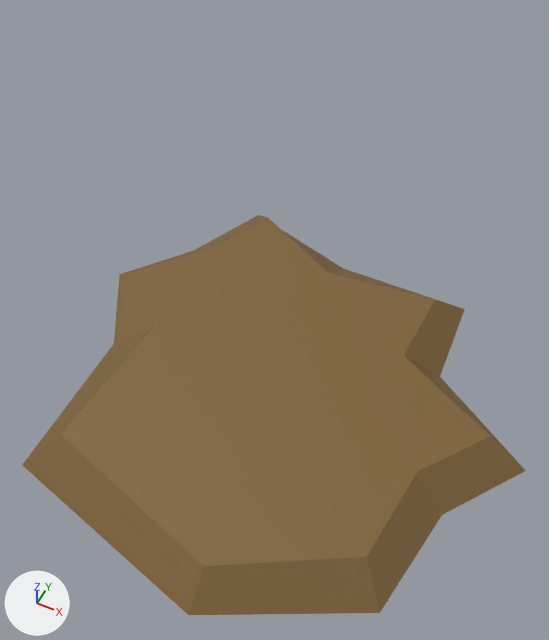
The FBX model CharacterController_Prototype/Assets/Models/Environment/stone_01.fbx as it was, and as the next commit left it.
Camera for both pictures: a 50 mm camera at (-4.09, -8.08, 3.68) aimed at (-5.74, -4.78, -0.44). The axes (+X, +Y, +Z) are drawn at lower left. The lights are the same throughout. Where no turn or scale is listed for an object, it has been applied to the vertices.
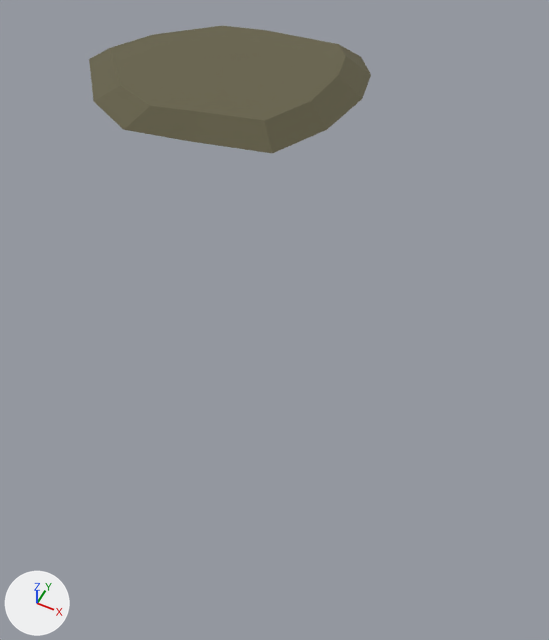
What changed in the scene script:
```text
Change mat_rock_texture:
    mat_rock_texture.base_color: (0.214, 0.123, 0.0368) -> (0.139, 0.127, 0.0734)  # brown #7f6236 -> brown #68644d
    mat_rock_texture.roughness: 0.5 -> 1.0
Change me_cube_035:
    used by ob_cube_034; location = (-5.397, -5.466, 0.0)
    remove me_cube_035.from_pydata(...)  # 30 vertices, 28 faces; spans x -1.32..1.57, y -1.55..1.24, z -0.03..0.14
    add me_cube_035.from_pydata(...)  # 30 vertices, 28 faces; spans x -1.45..1.1, y -1.19..0.8, z -0.03..0.14
    me_cube_035 part 1: 24 of 30 vertices moved; they spanned x -1.32..1.57, y -1.55..1.24, z -0.03..0.14 and now span x -1.45..1.1, y -1.19..0.8, z -0.03..0.14; mean shift (-0.09, -0.15, 0.0); largest move (-0.75, -0.19, 0.14) -> (-0.74, -0.85, 0.14)
Change ob_cube_034:
    ob_cube_034.location: (-5.397, -5.466, 0.0) -> (-7.155, -2.574, 0.0)
```

Where the change shows, as pixel boxes [x1, y1, x2, y2] in the pictures (549 x 640 px):
'Cube.034', recoloured, surface changed, reshaped, moved (44% narrower, 68% shorter): before [22, 215, 526, 615]; after [89, 26, 371, 153]
